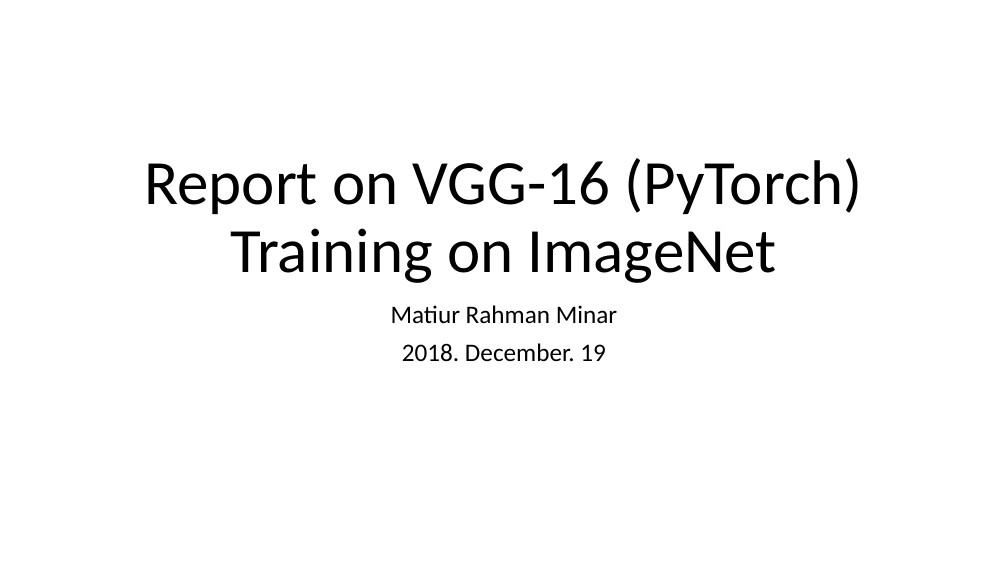
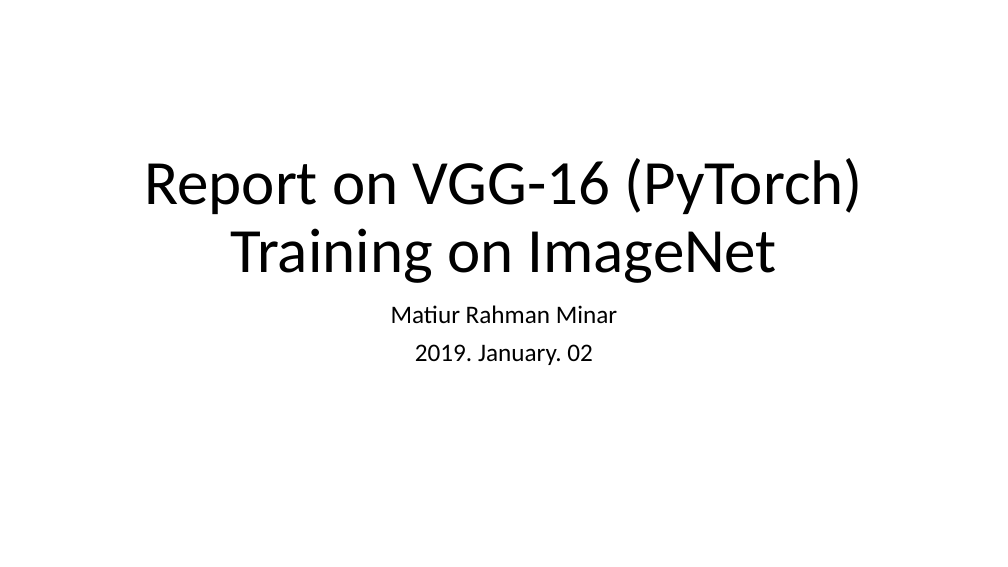
Before and after one commit to minar09/VGG16-PyTorch, a slide deck: slide 1 of report/Report_on_PyTorch_VGG16_training.pptx. Drawn at 1008x567 pixels with LibreOffice and Linux fonts; fonts in the diff are those of the drawing. Boxes give left, top, right and bottom in pixels: in the first picture for what was removed or moved away, otherwise in the second. Text is boxed around its words. In the diff, an @@ line names an element or a change of style, - is before the commit and + after.

```diff
--- a/report/Report_on_PyTorch_VGG16_training.pptx
+++ b/report/Report_on_PyTorch_VGG16_training.pptx
@@ subtitle at (415,344,593,365): text changed @@
-2018. December. 19
+2019. January. 02
```
Also in this commit, not shown: 2 other slides changed, 11 other files.
